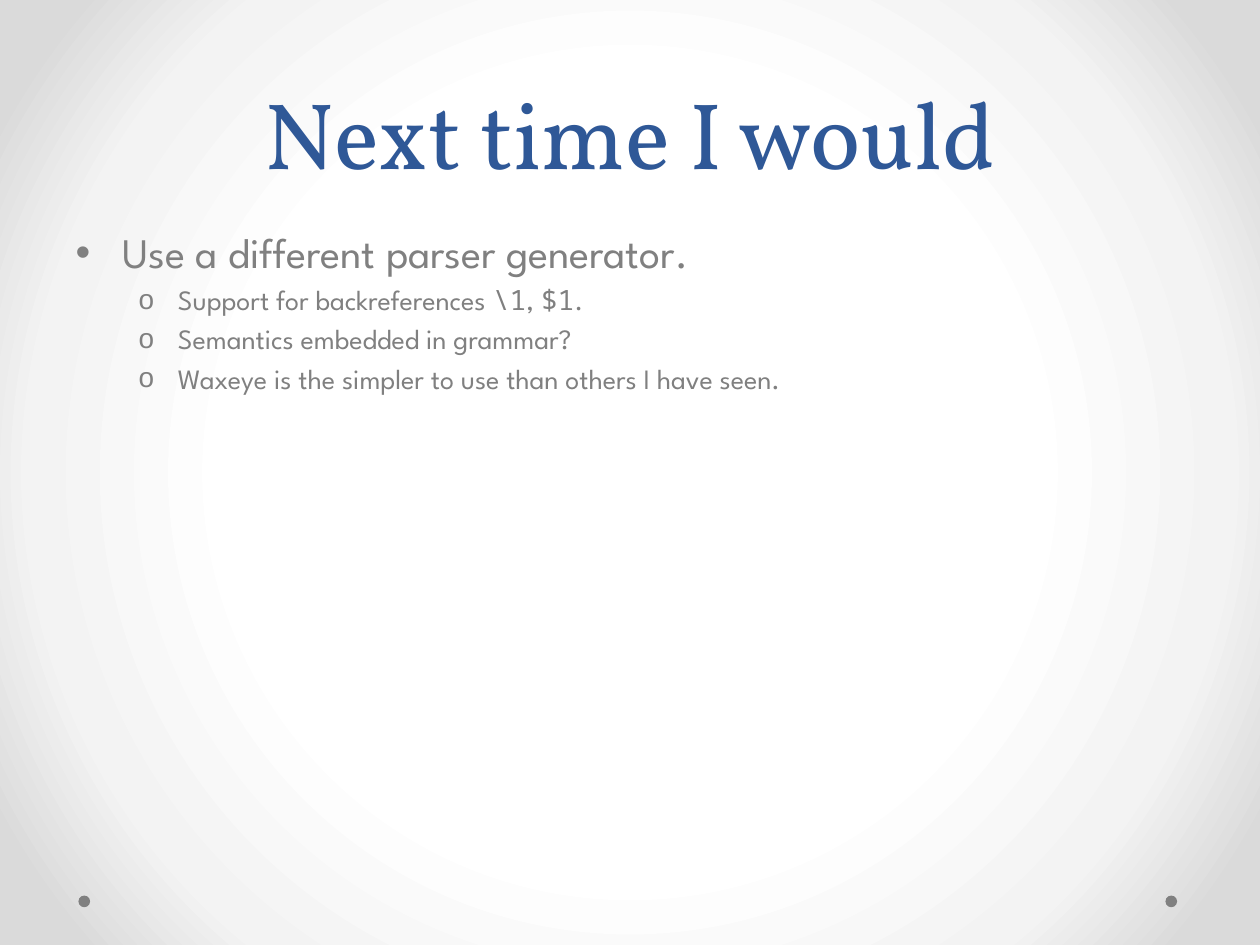
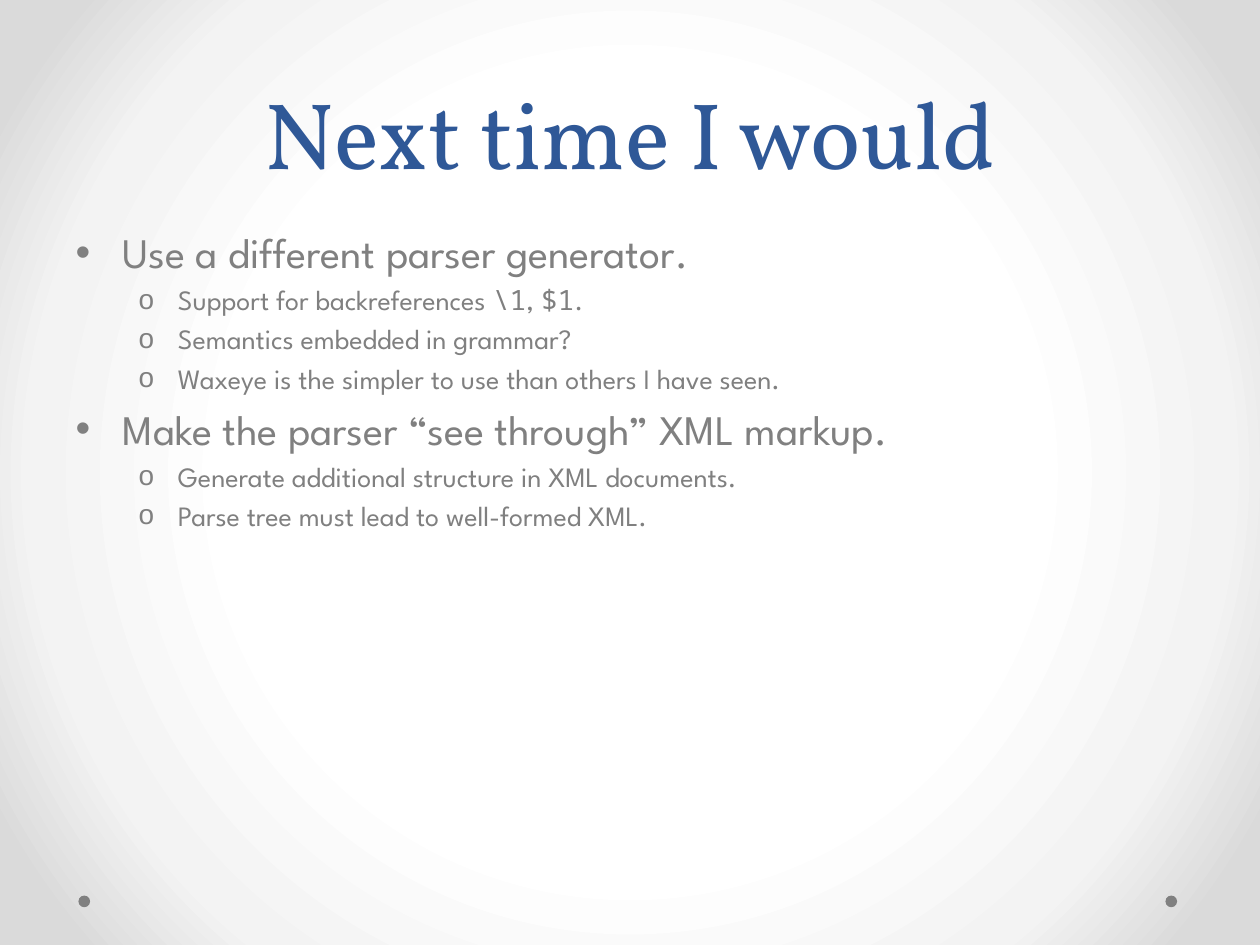
Before and after one commit to nverwer/iXML, a slide deck: slide 14 of Anything To XML.pptx. Drawn at 1260x945 pixels with LibreOffice and Linux fonts; fonts in the diff are those of the drawing; background and template pictures are left out. Boxes give left, top, right and bottom in pixels: in the first picture for what was removed or moved away, otherwise in the second. Text is boxed around its words. In the diff, an @@ line names an element or a change of style, - is before the commit and + after.

```diff
--- a/Anything To XML.pptx
+++ b/Anything To XML.pptx
@@ text at (123,416,887,527): paragraphs added @@
+• Make the parser “see through” XML markup.
+  o Generate additional structure in XML documents.
+  o Parse tree must lead to well-formed XML.
```
Also in this commit, not shown: 6 other slides changed, 10 other files.
